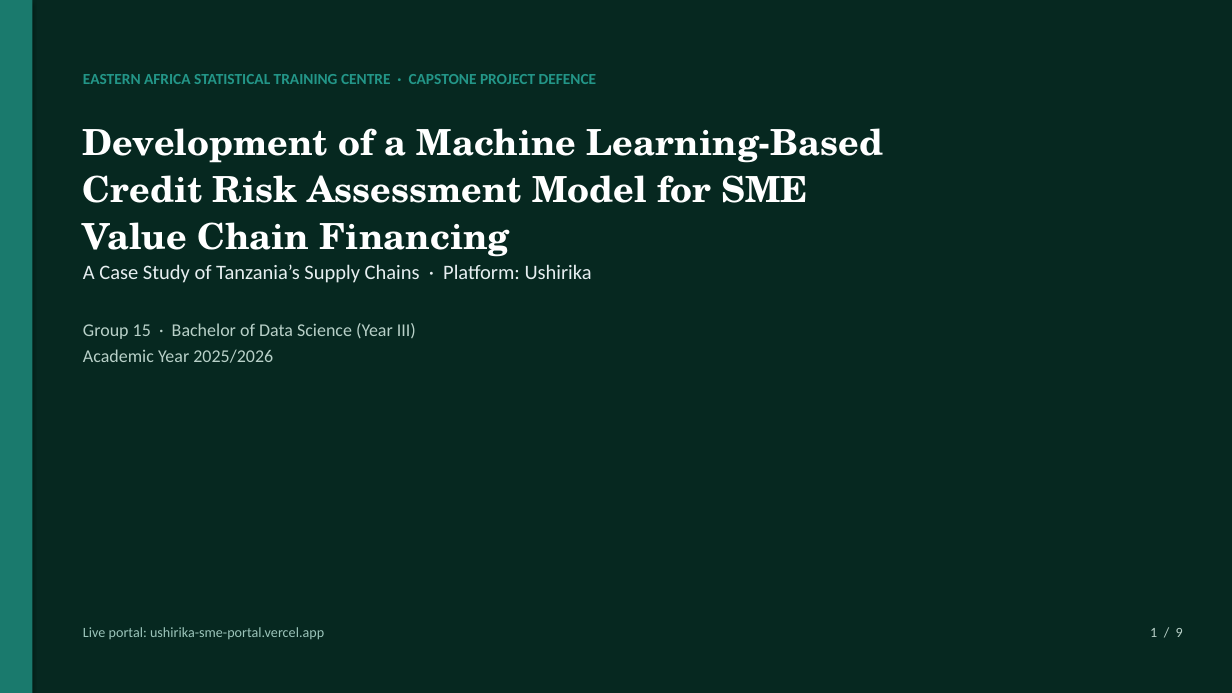
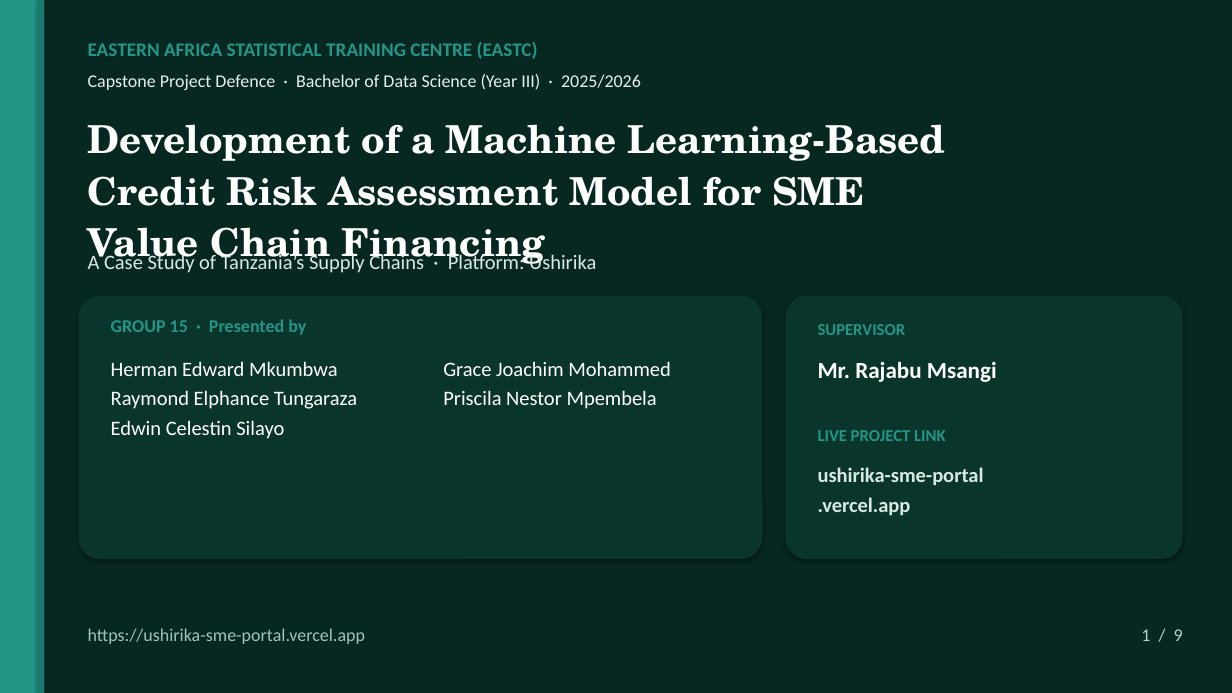
Before and after one commit to Dmmkuliku/ushirika-sme-credit, a slide deck: slide 1 of Presentation/Ushirika_Group15_Defence_Presentation.pptx. Drawn at 1232x693 pixels with LibreOffice and Linux fonts; fonts in the diff are those of the drawing. Boxes give left, top, right and bottom in pixels: in the first picture for what was removed or moved away, otherwise in the second. Text is boxed around its words. In the diff, an @@ line names an element or a change of style, - is before the commit and + after.

```diff
--- a/Presentation/Ushirika_Group15_Defence_Presentation.pptx
+++ b/Presentation/Ushirika_Group15_Defence_Presentation.pptx
@@ rectangle: place and size @@
-rectangle at (0,0,32,693)
+rectangle at (0,0,37,693)
@@ rectangle at (0,0,37,693): fill #1A7A6D to #239688 @@
@@ rectangle added at (37,0,44,693), fill #1A7A6D @@
@@ text at (88,42,538,59): text changed; size 12 to 15 pt @@
-EASTERN AFRICA STATISTICAL TRAINING CENTRE · CAPSTONE PROJECT DEFENCE
+EASTERN AFRICA STATISTICAL TRAINING CENTRE (EASTC)
@@ text at (88,74,641,90): text changed; text colour #B8D0C8 to #E6EEF0 @@
-Group 15 · Bachelor of Data Science (Year III)
-Academic Year 2025/2026
+Capstone Project Defence · Bachelor of Data Science (Year III) · 2025/2026
@@ text "Development of a Machine Learning-Based" at (88,124,946,269): size 28 to 30 pt; more space between paragraphs @@
@@ text "A Case Study of Tanzania’s ...": place and size @@
-text "A Case Study of Tanzania’s ..." at (83,264,592,283)
+text "A Case Study of Tanzania’s ..." at (88,252,596,273)
@@ text "A Case Study of Tanzania’s ..." at (88,252,596,273): text colour #E6EEF0 to #D8E8E4; more space between paragraphs @@
@@ rounded rectangle added at (79,296,762,559), fill #0A352A @@
@@ rounded rectangle added at (786,296,1183,559), fill #0A352A @@
@@ text added at (111,319,306,335), 14 pt, text #239688, bold @@
+GROUP 15 · Presented by
@@ text added at (818,324,906,335), 13 pt, text #239688, bold @@
+SUPERVISOR
@@ text added at (111,361,357,439), 16 pt, text #FFFFFF @@
+Herman Edward Mkumbwa
+Raymond Elphance Tungaraza
+Edwin Celestin Silayo
@@ text added at (443,361,670,409), 16 pt, text #FFFFFF @@
+Grace Joachim Mohammed
+Priscila Nestor Mpembela
@@ text added at (818,361,997,382), 18 pt, text #FFFFFF, bold @@
+Mr. Rajabu Msangi
@@ text added at (818,430,946,441), 13 pt, text #239688, bold @@
+LIVE PROJECT LINK
@@ text added at (818,467,984,516), 16 pt, text #D8E8E4, bold @@
+ushirika-sme-portal
+.vercel.app
@@ text at (88,628,365,644): text changed; size 11 to 14 pt @@
-Live portal: ushirika-sme-portal.vercel.app
+https://ushirika-sme-portal.vercel.app
@@ text "1 / 9": place and size @@
-text "1 / 9" at (1150,628,1183,637)
+text "1 / 9" at (1141,629,1183,641)
@@ text "1 / 9" at (1141,629,1183,641): size 11 to 14 pt; more space between paragraphs @@
```
Also in this commit, not shown: 8 other slides changed, 3 other files.
